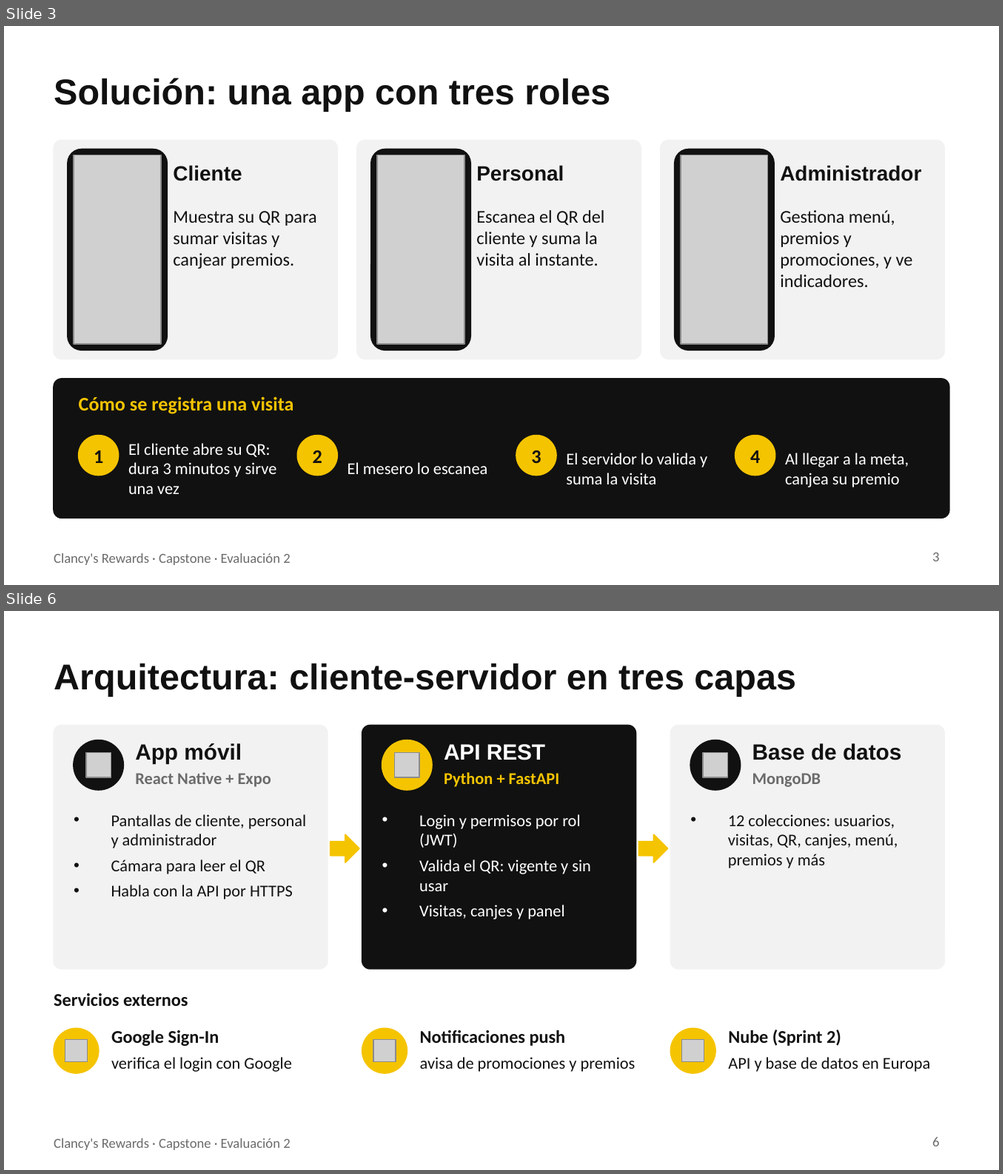
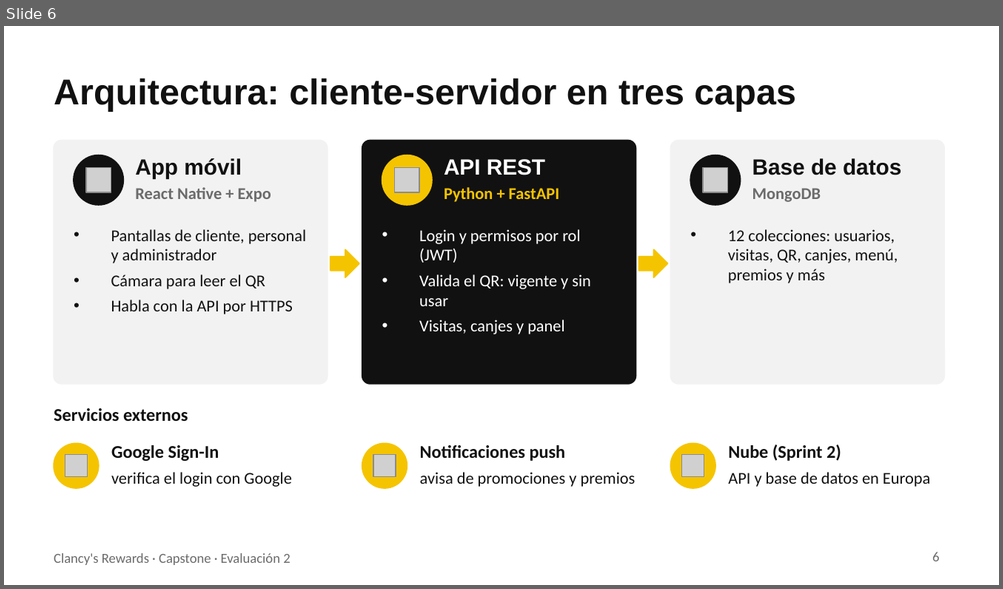
Before and after one commit to 44ndy/clancys-rewards, a slide deck: Fase 2/Evidencias Proyecto/Presentación Proyecto.pptx. Shown one above the other, each under a label of ours: slides 3 and 6 before the commit, slide 6 after it; the slides between them are not shown. The pictures are 1003x1174 and 1003x589 pixels, drawn with LibreOffice and Linux fonts; fonts in the diff are those of the drawing; grey boxes stand for pictures. Boxes give left, top, right and bottom in pixels: in the first picture for what was removed or moved away, otherwise in the second. Text is boxed around its words. In the diff, an @@ line names an element or a change of style, - is before the commit and + after.

Commit message:
Enfocar la presentación en los cambios desde la Fase 1
Contexto y solución quedan en una sola lámina de recordatorio, y se agrega
una lámina con la retroalimentación recibida, lo que se hizo y el avance
del Sprint 1. Las láminas que responden al feedback llevan una etiqueta.

```diff
--- a/Fase 2/Evidencias Proyecto/Presentación Proyecto.pptx
+++ b/Fase 2/Evidencias Proyecto/Presentación Proyecto.pptx
@@ slide 3 removed at (x1=4, y1=26, x2=999, y2=585), background #FFFFFF; not listed: 1 template element that a slide beside it also shows @@
@@ title removed at (x1=54, y1=78, x2=610, y2=112) @@
-Solución: una app con tres roles
@@ rounded rectangle removed at (x1=54, y1=141, x2=337, y2=359) @@
@@ rounded rectangle removed at (x1=68, y1=150, x2=167, y2=350) @@
@@ picture removed at (x1=74, y1=156, x2=161, y2=344) @@
@@ rounded rectangle removed at (x1=357, y1=141, x2=640, y2=359) @@
@@ rounded rectangle removed at (x1=371, y1=150, x2=470, y2=350) @@
@@ picture removed at (x1=377, y1=156, x2=464, y2=344) @@
@@ rounded rectangle removed at (x1=660, y1=141, x2=944, y2=359) @@
@@ rounded rectangle removed at (x1=674, y1=150, x2=774, y2=350) @@
@@ picture removed at (x1=680, y1=156, x2=768, y2=344) @@
@@ text removed at (x1=173, y1=165, x2=242, y2=181) @@
-Cliente
@@ text removed at (x1=476, y1=165, x2=563, y2=181) @@
-Personal
@@ text removed at (x1=780, y1=165, x2=921, y2=181) @@
-Administrador
@@ text removed at (x1=173, y1=211, x2=317, y2=269) @@
-Muestra su QR para sumar visitas y canjear premios.
@@ text removed at (x1=476, y1=210, x2=604, y2=266) @@
-Escanea el QR del cliente y suma la visita al instante.
@@ text removed at (x1=780, y1=210, x2=913, y2=287) @@
-Gestiona menú, premios y promociones, y ve indicadores.
@@ rounded rectangle removed at (x1=54, y1=379, x2=949, y2=518) @@
@@ text removed at (x1=79, y1=397, x2=293, y2=414) @@
-Cómo se registra una visita
@@ ellipse removed at (x1=79, y1=436, x2=119, y2=475) @@
@@ text removed at (x1=128, y1=443, x2=277, y2=494) @@
-El cliente abre su QR: dura 3 minutos y sirve una vez
@@ ellipse removed at (x1=297, y1=436, x2=337, y2=475) @@
@@ ellipse removed at (x1=516, y1=436, x2=556, y2=475) @@
@@ ellipse removed at (x1=735, y1=436, x2=775, y2=475) @@
@@ text removed at (x1=94, y1=451, x2=103, y2=463) @@
-1
@@ text removed at (x1=313, y1=451, x2=322, y2=463) @@
-2
@@ text removed at (x1=347, y1=463, x2=487, y2=474) @@
-El mesero lo escanea
@@ text removed at (x1=531, y1=451, x2=540, y2=463) @@
-3
@@ text removed at (x1=566, y1=453, x2=707, y2=485) @@
-El servidor lo valida y suma la visita
@@ text removed at (x1=750, y1=451, x2=760, y2=463) @@
-4
@@ text removed at (x1=785, y1=453, x2=908, y2=488) @@
-Al llegar a la meta, canjea su premio
@@ page number removed at (x1=932, y1=553, x2=939, y2=562) @@
-3
```
Also in this commit, not shown: 5 slides changed, 1 slide added.
